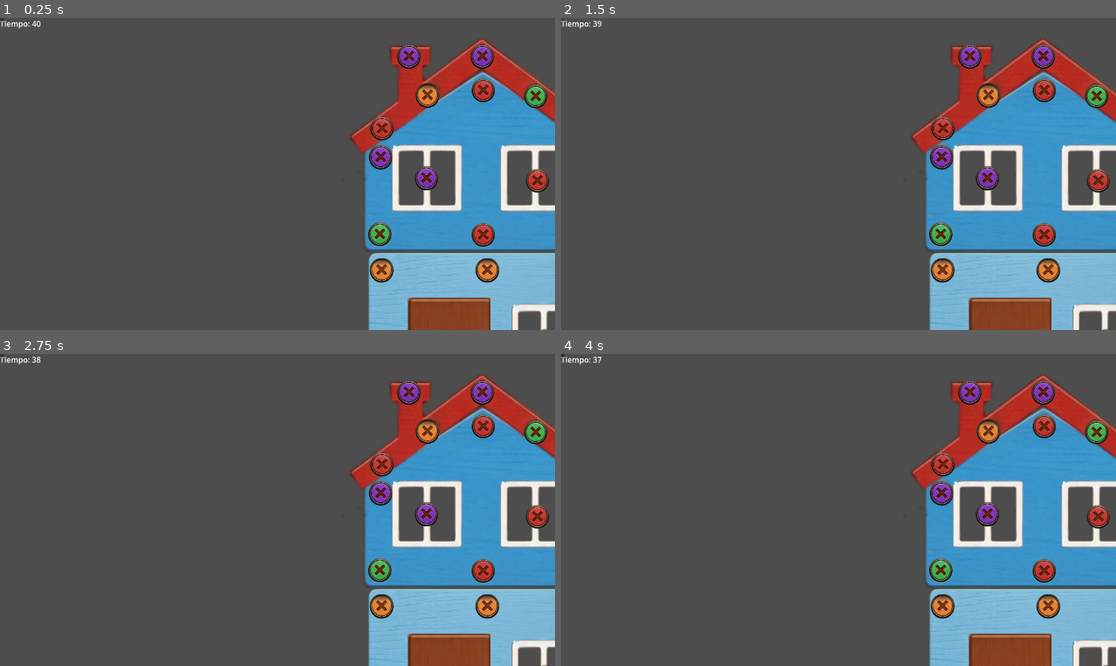
Above: before the commit, frames 1-4 (two rows, left to right).
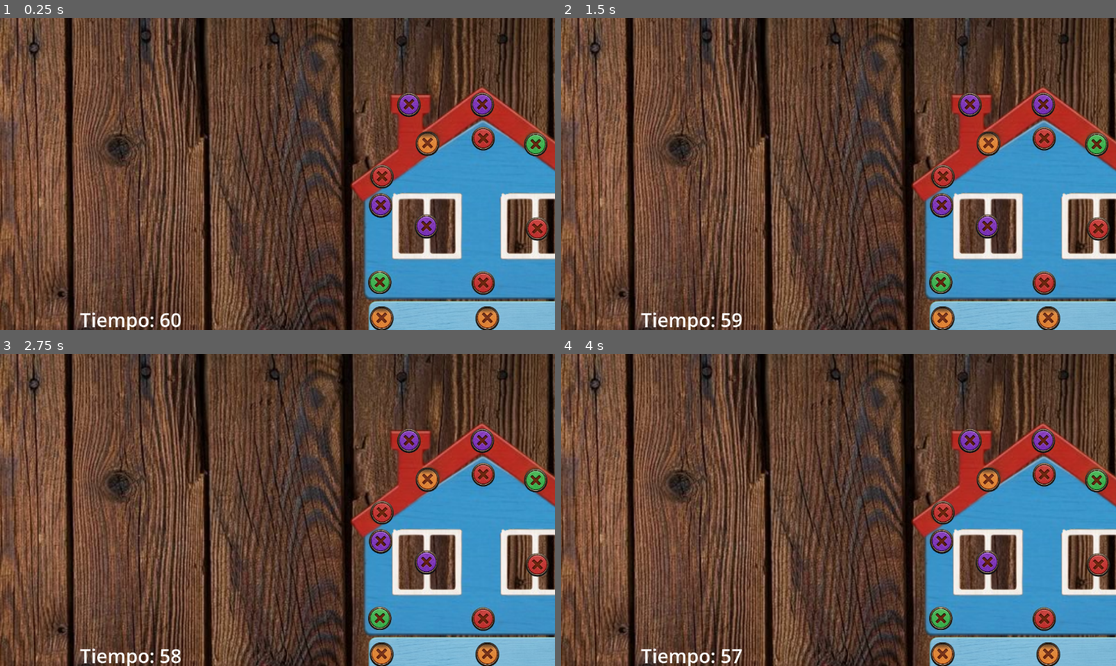
Above: after the commit, the same moments.

Repository: Dylan11092005/Minijuegos
Game: Godot game, scene res://minigame_house/HouseMinigame.tscn
Two runs of this game, one before a commit and one after it. Both use one fixed random seed, a clock stepped at 60 frames per second and the inputs below. This scene is started directly instead of the project's main scene.
Inputs (mouse positions are in pixels of both pictures, inside the frame that each line leads up to):
- Up to frame 1 (0.25 s): no input
- Up to frame 2 (1.5 s): tap Enter at 0.5 s; move the mouse to (960, 158) at 0.52 s; click (960, 158) at 0.67 s; click (561, 21) at 1.27 s
- Up to frame 3 (2.75 s): tap Space at 2 s; drag from (166, 525) to (382, 606) at 2.02 s
- Up to frame 4 (4 s): tap Enter at 2.75 s; move the mouse to (894, 441) at 2.77 s; click (894, 441) at 2.92 s; tap Space at 3.5 s; drag from (810, 572) to (1049, 606) at 3.52 s

The runs differ from the first frame. In frame 1, 91% of the frame differs, in the area x 0-100%, y 0-100%; in frame 2, 91%; in frame 3, 91%; in frame 4, 91%.

Commit message:
Increase minigame time; add background & UI tweaks
Increase game duration from 40s to 60s (TOTAL_TIME and GameTimer.wait_time). Add a Wood.png asset and a Background Sprite to the scene. Adjust house_container position and scale, update label offsets and font sizes, hide the back button, set ResultLabel visibility/alignment, and change the restart button text to "Reiniciar". These changes rebalance timing and improve scene layout/visuals.

Diff:
--- a/minigame_house/HouseMinigame.gd
+++ b/minigame_house/HouseMinigame.gd
@@ -12,7 +12,7 @@
 const SCREW_SCENE = preload("res://minigame_house/Screw.tscn")
 const PIECE_SCENE = preload("res://minigame_house/Piece.tscn")
 
-const TOTAL_TIME = 40.0
+const TOTAL_TIME = 60.0
 var time_remaining: float = TOTAL_TIME
 var total_pieces: int = 0
 var detached_pieces: int = 0
@@ -162,7 +162,7 @@
 	btn_restart.pressed.connect(_on_restart_pressed)
 	game_timer.timeout.connect(_on_timer_timeout)
 	house_container.scale = Vector2(0.75, 0.75)
-	house_container.position = Vector2(1000, 600)
+	house_container.position = Vector2(1000, 700)
 	_build_house()
 	_start_game()
 
--- a/minigame_house/HouseMinigame.tscn
+++ b/minigame_house/HouseMinigame.tscn
@@ -1,23 +1,37 @@
 [gd_scene format=3 uid="uid://cgdkn0qo0drho"]
 
 [ext_resource type="Script" uid="uid://dshms2m10iev1" path="res://minigame_house/HouseMinigame.gd" id="1_dhsa5"]
+[ext_resource type="Texture2D" uid="uid://gljo40eoymp3" path="res://minigame_house/assets/Wood.png" id="2_to2ju"]
 
 [node name="HouseMinigame" type="Node2D" unique_id=285727490]
 script = ExtResource("1_dhsa5")
 
+[node name="Background" type="Sprite2D" parent="." unique_id=586096648]
+position = Vector2(1118.5, 575.125)
+scale = Vector2(1.9700851, 1.6465516)
+texture = ExtResource("2_to2ju")
+
 [node name="CanvasLayer" type="CanvasLayer" parent="." unique_id=1640180912]
 
 [node name="TimerLabel" type="Label" parent="CanvasLayer" unique_id=2098698018]
-offset_right = 40.0
-offset_bottom = 23.0
+offset_left = 166.0
+offset_top = 599.0
+offset_right = 277.0
+offset_bottom = 641.0
+theme_override_font_sizes/font_size = 40
 
 [node name="StatusLabel" type="Label" parent="CanvasLayer" unique_id=2088168877]
-offset_right = 40.0
-offset_bottom = 23.0
+offset_left = 378.0
+offset_top = 3.0
+offset_right = 418.0
+offset_bottom = 26.0
 
 [node name="BtnBack" type="Button" parent="CanvasLayer" unique_id=1750213553]
-offset_right = 8.0
-offset_bottom = 8.0
+visible = false
+offset_left = 934.0
+offset_top = 13.0
+offset_right = 991.0
+offset_bottom = 42.0
 
 [node name="ResultPanel" type="Panel" parent="CanvasLayer" unique_id=1128493767]
 visible = false
@@ -25,17 +39,22 @@
 offset_bottom = 40.0
 
 [node name="ResultLabel" type="Label" parent="CanvasLayer/ResultPanel" unique_id=1348728650]
+visible = false
 layout_mode = 0
 offset_right = 40.0
 offset_bottom = 23.0
+theme_override_font_sizes/font_size = 40
+horizontal_alignment = 1
+vertical_alignment = 1
 
 [node name="BtnRestart" type="Button" parent="CanvasLayer/ResultPanel" unique_id=477160499]
 layout_mode = 0
 offset_right = 8.0
 offset_bottom = 8.0
+text = "Reiniciar"
 
 [node name="GameTimer" type="Timer" parent="." unique_id=1651408493]
-wait_time = 40.0
+wait_time = 60.0
 one_shot = true
 
 [node name="HouseContainer" type="Node2D" parent="." unique_id=1332241059]
Binary file added: minigame_house/assets/Wood.png
Not shown, added: minigame_house/assets/Wood.png.import
